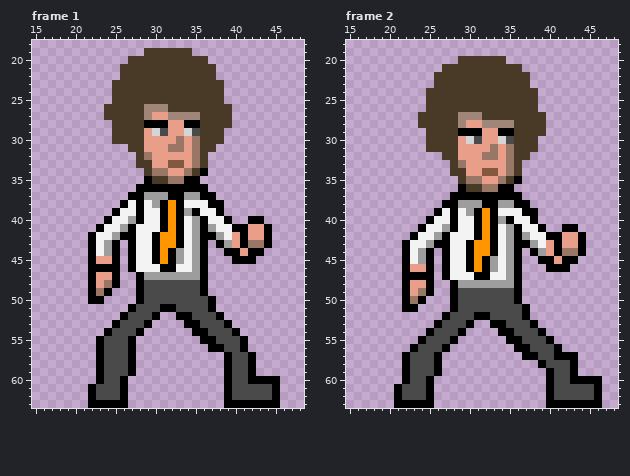
Two states of a pixel-art file, BoraKaraca.ase. The picture above was drawn from the file before the commit.
64x64 pixels, 2 frames. Shown: frame 1: x 15..48, y 18..63; frame 2: x 15..48, y 18..63. The commit also changed other frames, which this record leaves out.
After:
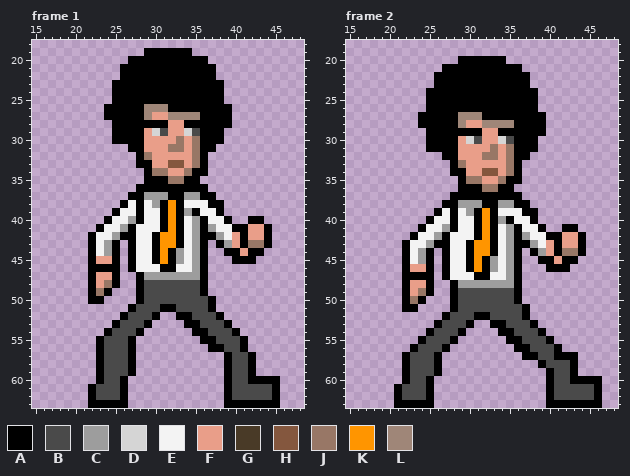
Palette (. is transparent): A #000000  B #4a4a4a  C #9d9d9d  D #d5d5d5  E #f3f3f3  F #e99e89  G #493a27  H #84573e  J #987766  K #ff9500  L #9f8678
From old to new:
Changed rows in their new state; - is an unchanged pixel.
Frame 1:
first column x 24:
19 -----AAAAAA-----
20 ---AAAAAAAAAA---
21 --AAAAAAAAAAAA--
22 --AAAAAAAAAAAA--
23 -AAAAAAAAAAAAAA-
24 -AAAAAAAAAAAAAA-
25 -AAAAAAAAAAAAAA-
26 AAAAA---AAAAAAAA
27 AAAAA-------AAAA
28 -AAAA-------AAAA
29 -AAAA-------AAA-
30 -AAAA-------AAA-
31 ---AA-------AA--
32 ----A-------A---
33 ----AA------A---
34 -----A-----A----
35 ------AA--------
Frame 2:
first column x 24:
20 -----AAAAAA-----
21 ---AAAAAAAAAA---
22 --AAAAAAAAAAAA--
23 --AAAAAAAAAAAA--
24 -AAAAAAAAAAAAAA-
25 -AAAAAAAAAAAAAA-
26 -AAAAAAAAAAAAAA-
27 AAAAA---AAAAAAAA
28 AAAAA-------AAAA
29 -AAAA-------AAAA
30 -AAAA-------AAA-
31 -AAAA-------AAA-
32 ---AA-------AA--
33 ----A-------A---
34 ----AA------A---
35 -----A-----A----
36 ------AA--------
Boxes around the changes in both pictures, in picture pixels (x1, y1, x2, y2):
changed: (104, 48, 232, 184)
changed: (418, 56, 546, 192)
